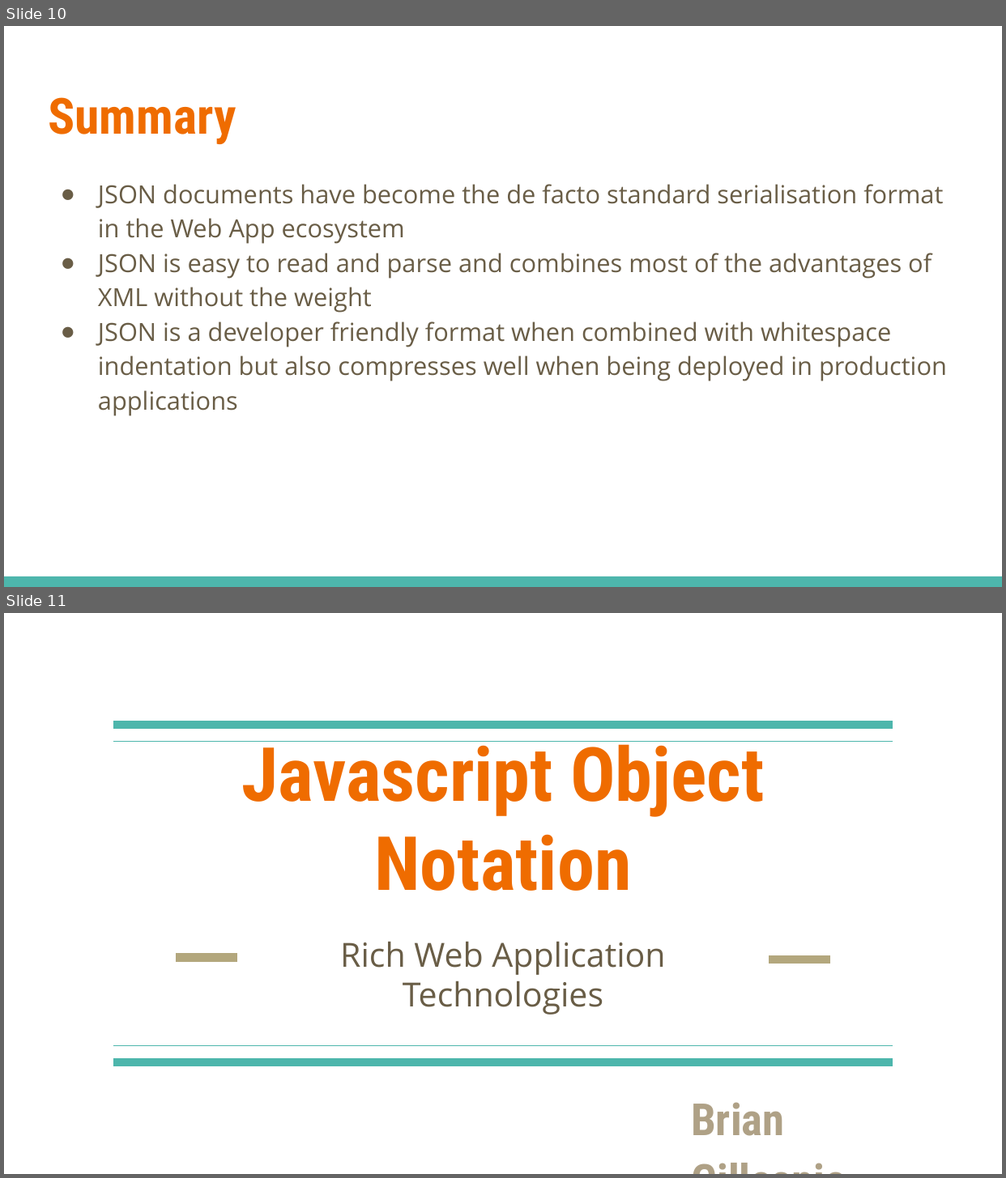
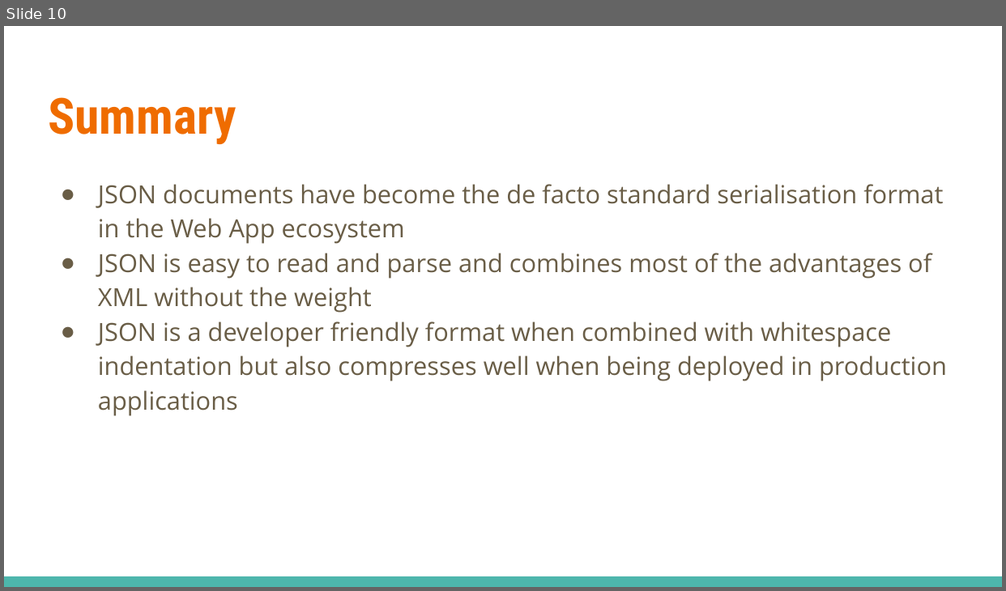
Before and after one commit to WilliamCareySemiColon/College_Y4, a slide deck: RichWeb/Lecture/Week3/13 - JSON.pptx. Shown one above the other, each under a label of ours: slides 10 and 11 before the commit, slide 10 after it. The pictures are 1006x1178 and 1006x591 pixels, drawn with LibreOffice and Linux fonts; fonts in the diff are those of the drawing. Boxes give left, top, right and bottom in pixels: in the first picture for what was removed or moved away, otherwise in the second. Text is boxed around its words. In the diff, an @@ line names an element or a change of style, - is before the commit and + after.

```diff
--- a/RichWeb/Lecture/Week3/13 - JSON.pptx
+++ b/RichWeb/Lecture/Week3/13 - JSON.pptx
@@ slide 11 removed at (x1=4, y1=613, x2=1002, y2=1174), background #FFFFFF @@
@@ line removed from (892, 725) to (114, 725) @@
@@ line removed from (892, 741) to (114, 741) @@
@@ title removed at (x1=241, y1=741, x2=764, y2=891) @@
-Javascript Object Notation
@@ subtitle removed at (x1=340, y1=941, x2=665, y2=1015) @@
-Rich Web Application Technologies
@@ line removed from (176, 957) to (237, 957) @@
@@ line removed from (769, 960) to (830, 960) @@
@@ line removed from (114, 1046) to (892, 1046) @@
@@ line removed from (114, 1063) to (892, 1063) @@
@@ text removed at (x1=691, y1=1102, x2=784, y2=1136) @@
-Brian Gillespie
```
Also in this commit, not shown: 4 slides changed, 6 other files.
